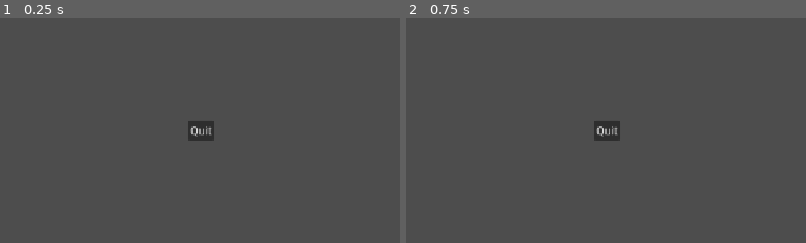
Above: before the commit, frames 1-2 (left to right).
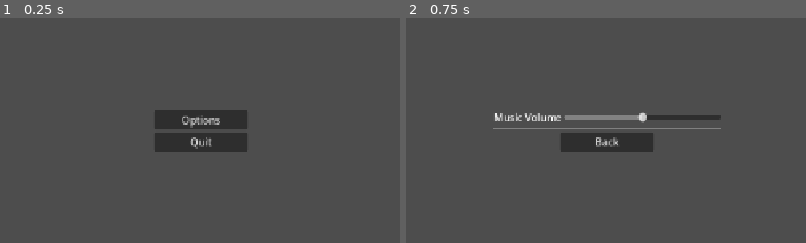
Above: after the commit, the same moments.

Repository: SemaLuna/4x-game
Game: Godot game, scene res://main.tscn
Two runs of this game, one before a commit and one after it. Both use one fixed random seed, a clock stepped at 60 frames per second and the inputs below.
Inputs (mouse positions are % of the whole screen's width and height, from its top left):
- Up to frame 1 (0.25 s): no input
- Up to frame 2 (0.75 s): click (50, 48) at 0.5 s, where only the run after the commit has a clickable "Options"
The pictures show only the part of the screen within x 25-75%, y 25-75%; the shares and areas given below are measured in that part.

The runs differ from the first frame. In frame 1, 3.6% of the frame differs, in the area x 38-62%, y 40-60%; in frame 2, 3.5%.

Commit message:
feat: add volume option to the menu

Diff:
--- /dev/null
+++ b/gui/menus/main_menu.gd
@@ -0,0 +1,9 @@
+extends CenterContainer
+
+func _on_options_pressed() -> void:
+	$MainMenuButtons.visible = false
+	$OptionMenuButtons.visible = true
+
+func _on_back_pressed() -> void:
+	$OptionMenuButtons.visible = false
+	$MainMenuButtons.visible = true
--- a/gui/menus/main_menu.tscn
+++ b/gui/menus/main_menu.tscn
@@ -1,6 +1,8 @@
 [gd_scene format=3 uid="uid://dkruv8b44delk"]
 
+[ext_resource type="Script" uid="uid://lku7361duywx" path="res://gui/menus/main_menu.gd" id="1_at0em"]
 [ext_resource type="Script" uid="uid://brigpsw27r62g" path="res://gui/menus/quit.gd" id="1_xk52o"]
+[ext_resource type="Script" uid="uid://co5dd52gb5i6y" path="res://gui/menus/slider.gd" id="3_7o4j2"]
 
 [node name="MainMenu" type="CenterContainer" unique_id=1229973417]
 anchors_preset = 15
@@ -8,10 +10,48 @@
 anchor_bottom = 1.0
 grow_horizontal = 2
 grow_vertical = 2
+script = ExtResource("1_at0em")
 
-[node name="Quit" type="Button" parent="." unique_id=1683070438]
+[node name="MainMenuButtons" type="VBoxContainer" parent="." unique_id=1952616692]
+custom_minimum_size = Vector2(150, 0)
+layout_mode = 2
+
+[node name="Options" type="Button" parent="MainMenuButtons" unique_id=345873185]
+layout_mode = 2
+text = "Options"
+
+[node name="Quit" type="Button" parent="MainMenuButtons" unique_id=1683070438]
 layout_mode = 2
 text = "Quit"
 script = ExtResource("1_xk52o")
 
-[connection signal="pressed" from="Quit" to="Quit" method="_on_pressed"]
+[node name="OptionMenuButtons" type="VBoxContainer" parent="." unique_id=1472751069]
+visible = false
+layout_mode = 2
+
+[node name="Volume" type="HBoxContainer" parent="OptionMenuButtons" unique_id=7325117]
+layout_mode = 2
+
+[node name="Label" type="Label" parent="OptionMenuButtons/Volume" unique_id=805384205]
+layout_mode = 2
+text = "Music Volume"
+
+[node name="Slider" type="HSlider" parent="OptionMenuButtons/Volume" unique_id=339522972]
+custom_minimum_size = Vector2(250, 0)
+layout_mode = 2
+size_flags_vertical = 4
+script = ExtResource("3_7o4j2")
+
+[node name="HSeparator" type="HSeparator" parent="OptionMenuButtons" unique_id=213897185]
+layout_mode = 2
+
+[node name="Back" type="Button" parent="OptionMenuButtons" unique_id=256547369]
+custom_minimum_size = Vector2(150, 0)
+layout_mode = 2
+size_flags_horizontal = 4
+text = "Back"
+
+[connection signal="pressed" from="MainMenuButtons/Options" to="." method="_on_options_pressed"]
+[connection signal="pressed" from="MainMenuButtons/Quit" to="MainMenuButtons/Quit" method="_on_pressed"]
+[connection signal="value_changed" from="OptionMenuButtons/Volume/Slider" to="OptionMenuButtons/Volume/Slider" method="_on_value_changed"]
+[connection signal="pressed" from="OptionMenuButtons/Back" to="." method="_on_back_pressed"]
--- /dev/null
+++ b/gui/menus/slider.gd
@@ -0,0 +1,7 @@
+extends HSlider
+
+func _ready() -> void:
+	value = MusicPlayer.volume_linear * 100
+
+func _on_value_changed(updated_value: float) -> void:
+	MusicPlayer.volume_linear = updated_value / 100
--- a/music_player.tscn
+++ b/music_player.tscn
@@ -4,4 +4,5 @@
 
 [node name="MusicPlayer" type="AudioStreamPlayer" unique_id=476786734]
 stream = ExtResource("1_fvyft")
+volume_db = -6.0
 autoplay = true
Not shown, added: gui/menus/main_menu.gd.uid
Not shown, added: gui/menus/slider.gd.uid
